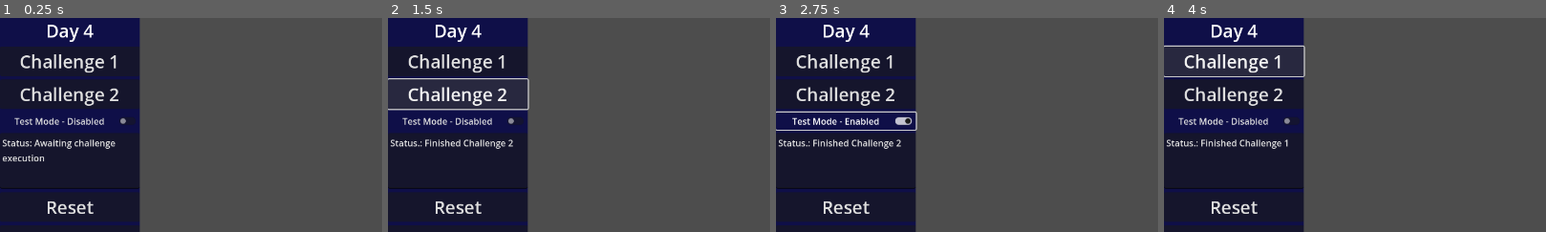
Above: before the commit, frames 1-4 (left to right).
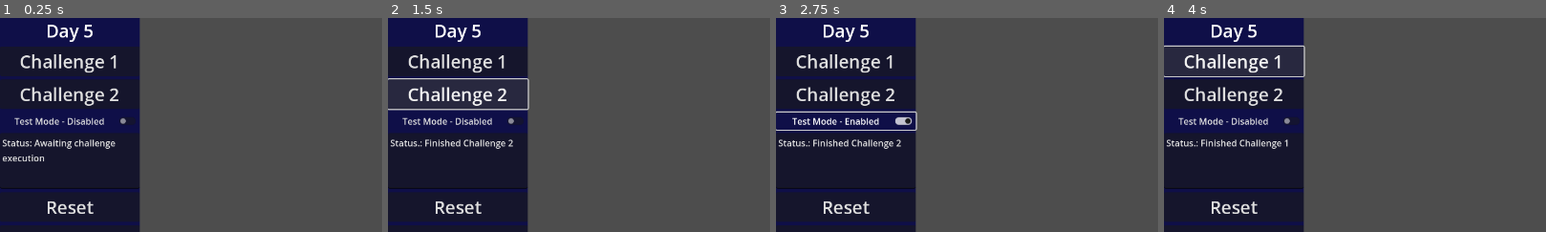
Above: after the commit, the same moments.

Repository: goodguyplayer/AdventOfCode-2025-Godot
Game: Godot game, scene res://days/day_5/day_5.tscn
Two runs of this game, one before a commit and one after it. Both use one fixed random seed, a clock stepped at 60 frames per second and the inputs below. This scene is started directly instead of the project's main scene.
Inputs:
- Up to frame 1 (0.25 s): no input
- Up to frame 2 (1.5 s): click "Challenge 1" at 0.5 s; click "Challenge 2" at 1.25 s
- Up to frame 3 (2.75 s): click "Test Mode - Disabled" at 2 s
- Up to frame 4 (4 s): click "Test Mode - Enabled" at 2.75 s; click "Challenge 1" at 3.5 s
The pictures show only the part of the screen within x 0-50%, y 0-50%; the shares and areas given below are measured in that part.

The runs differ from the first frame. In frame 1, 0.1% of the frame differs, in the area x 21-25%, y 3-10%; in frame 2, 0.1%; in frame 3, 0.1%; in frame 4, 0.1%.

Commit message:
Day 6 - Solved

Diff:
--- a/ao-c-2025/days/day_5/day_5.tscn
+++ b/ao-c-2025/days/day_5/day_5.tscn
@@ -16,7 +16,7 @@
 [node name="DayPanel" parent="." instance=ExtResource("2_x7ip2")]
 unique_name_in_owner = true
 layout_mode = 1
-day = 4
+day = 5
 
 [node name="FileHandler" type="Node" parent="."]
 unique_name_in_owner = true
--- /dev/null
+++ b/ao-c-2025/days/day_6/day_6.gd
@@ -0,0 +1,146 @@
+extends Control
+
+@onready var day_panel: DayPanel = %DayPanel
+@onready var file_handler: FileHandler = %FileHandler
+
+@export var day_number: int = 6
+
+var _test_file: StringName = "res://challenge_files/day_{0}/test.txt".format([day_number])
+var _challenge_file: StringName = "res://challenge_files/day_{0}/challenge.txt".format([day_number])
+
+
+func _ready() -> void:
+	day_panel.challenge_1_pressed.connect(challenge_1_solve)
+	day_panel.challenge_2_pressed.connect(challenge_2_solve)
+
+
+
+func challenge_1_solve(test: bool) -> void:
+	day_panel.update_log_text("Status.: Running Challenge 1")
+	var data = _load_data(test)
+	var size: int = len(data[0])
+	var value: int
+	var helper: Array = []
+	var total: int = 0
+	for i in range(0, size):
+		value = 0
+		helper = []
+		for j in range(0, len(data)):
+			if str(data[j][i]) == "*":
+				value = helper[0]
+				for number in range(1, len(helper)):
+					value *= helper[number]
+			elif str(data[j][i]) == "+":
+				value = helper[0]
+				for number in range(1, len(helper)):
+					value += helper[number]
+			else:
+				helper.append(data[j][i])
+		total += value
+	print(total)
+	day_panel.update_log_text("Status.: Finished Challenge 1")
+
+
+func challenge_2_solve(test: bool) -> void:
+	day_panel.update_log_text("Status.: Running Challenge 2")
+	var data = _load_data_challenge_2(test)
+	var equations: Array = data.pop_front()
+	var data_dict: Dictionary
+	var count: int = 0
+	var reversed_data: String
+	var equation_result: int = 0
+	var total: int = 0
+
+	for i in range(len(equations)):
+		count = 0
+		data_dict = {}
+		equation_result = 0
+		for j in data[0][i]:
+			data_dict[count] = ""
+			count += 1
+
+		for line in data:
+			reversed_data = line[i]
+			reversed_data.reverse()
+			for key in data_dict.keys():
+				data_dict[key] += line[i][key]
+
+		for key in data_dict.keys():
+			data_dict[key] = int(data_dict[key])
+
+		# print(data_dict)
+		if equations[i] == "*":
+			equation_result = 1
+			for key in data_dict.keys():
+				if data_dict[key] == 0: continue
+				equation_result *= data_dict[key]
+		else:
+			for key in data_dict.keys():
+				equation_result += data_dict[key]
+		# print(equation_result)
+		total += equation_result
+	print(total)
+
+	day_panel.update_log_text("Status.: Finished Challenge 2")
+
+
+func _load_data_challenge_2(test: bool) -> Array:
+	var output: Array = []
+	var spacing: Array = []
+	var file: Array
+	var regex = RegEx.new()
+	if test:
+		file = file_handler.load_file_array(_test_file)
+	else:
+		file = file_handler.load_file_array(_challenge_file)
+
+	var regex_matches
+	var array_concats: Array
+	var last_line: String = file.pop_back()
+
+	regex.compile("((\\*|\\+) +)")
+	regex_matches = regex.search_all(last_line)
+	array_concats = []
+	for item in regex_matches:
+		array_concats.append(item.get_string()[0])
+		spacing.append(len(item.get_string()))
+
+	output.append(array_concats)
+
+	var previous_pos: int = 0
+	for item in file:
+		array_concats = []
+		previous_pos = 0
+		for space in spacing:
+			array_concats.append(item.substr(previous_pos, space))
+			previous_pos += space
+		output.append(array_concats)
+	return output
+
+
+
+func _load_data(test: bool) -> Array:
+	var output: Array = []
+	var file: Array
+	var regex = RegEx.new()
+	regex.compile("\\d+")
+	if test:
+		file = file_handler.load_file_array(_test_file)
+	else:
+		file = file_handler.load_file_array(_challenge_file)
+
+	var helper
+	var line: Array
+	for i in file:
+		line = []
+		helper = regex.search_all(i)
+		if helper.size() > 0:
+			for item in helper:
+				line.append(int(item.get_string()))
+		else:
+			regex.compile("(\\*|\\+)+")
+			helper = regex.search_all(i)
+			for item in helper:
+				line.append(item.get_string())
+		output.append(line)
+	return output
--- /dev/null
+++ b/ao-c-2025/days/day_6/day_6.tscn
@@ -0,0 +1,24 @@
+[gd_scene load_steps=4 format=3 uid="uid://dap7rkekx3lxh"]
+
+[ext_resource type="PackedScene" uid="uid://dh6e8y0nlrbwq" path="res://tools/helpers/day_panel/day_panel.tscn" id="1_eqdhm"]
+[ext_resource type="Script" uid="uid://cirjabl5i0vl4" path="res://days/day_6/day_6.gd" id="1_nr20y"]
+[ext_resource type="Script" uid="uid://bwilsp232hsuj" path="res://tools/helpers/file_handler/file_handler.gd" id="2_nr20y"]
+
+[node name="Day6" type="Control"]
+layout_mode = 3
+anchors_preset = 15
+anchor_right = 1.0
+anchor_bottom = 1.0
+grow_horizontal = 2
+grow_vertical = 2
+script = ExtResource("1_nr20y")
+
+[node name="DayPanel" parent="." instance=ExtResource("1_eqdhm")]
+unique_name_in_owner = true
+layout_mode = 1
+day = 6
+
+[node name="FileHandler" type="Node" parent="."]
+unique_name_in_owner = true
+script = ExtResource("2_nr20y")
+metadata/_custom_type_script = "uid://bwilsp232hsuj"
Not shown, added: ao-c-2025/days/day_6/day_6.gd.uid
